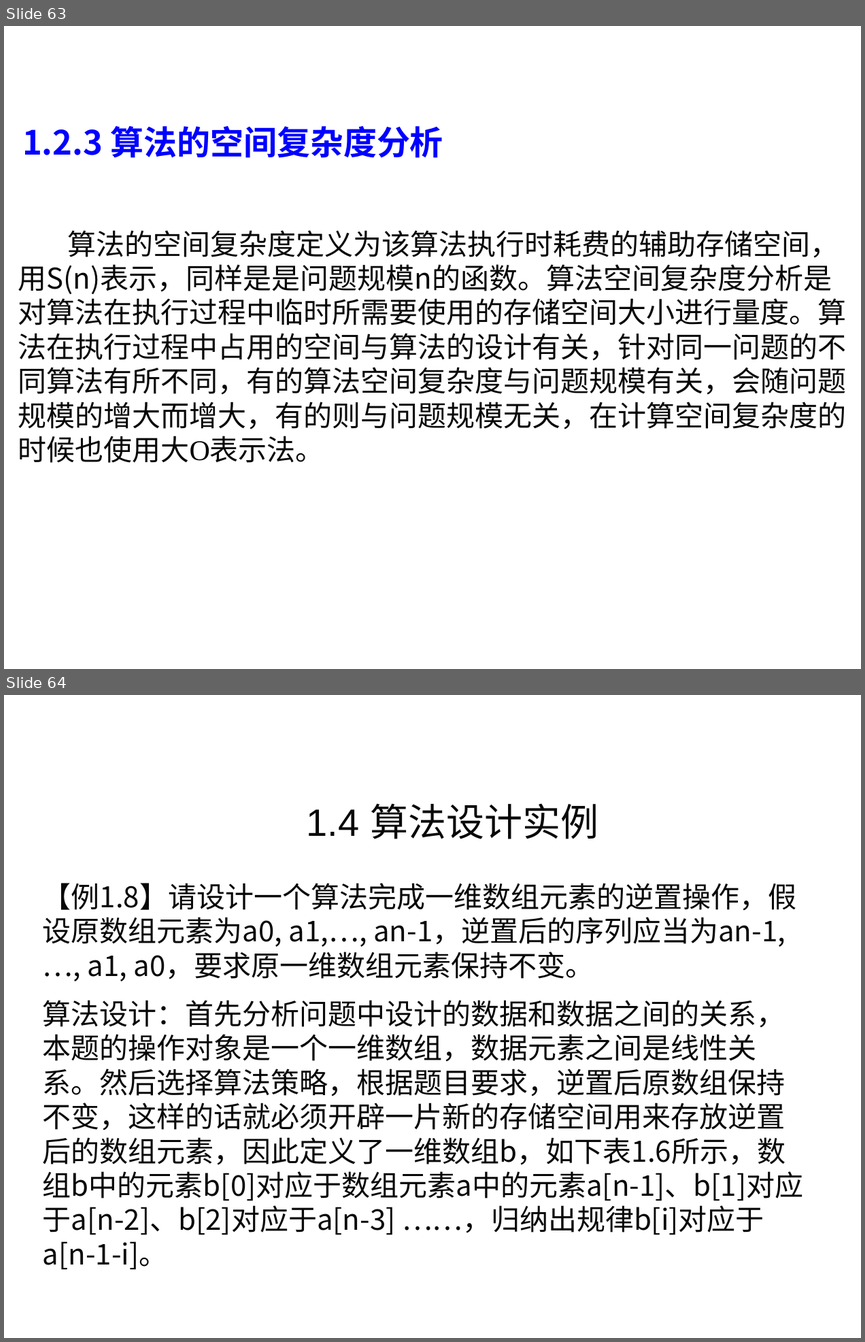
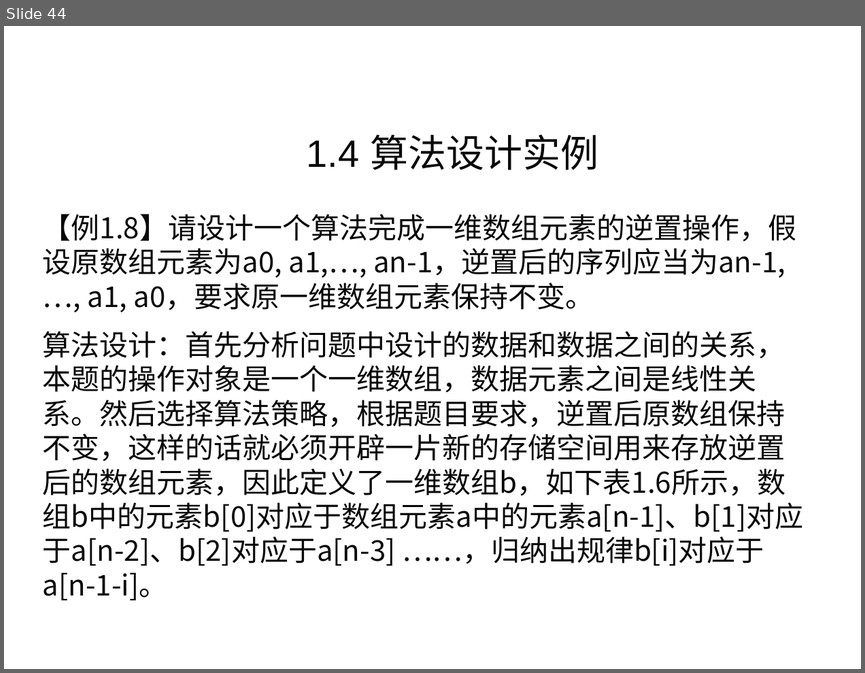
Before and after one commit to liutongling/DP, a slide deck: file/第1章 概论.pptx. Shown one above the other, each under a label of ours: slides 63 and 64 before the commit, slide 44 after it. The pictures are 865x1342 and 865x673 pixels, drawn with LibreOffice and Linux fonts; fonts in the diff are those of the drawing; background and template pictures are left out. Boxes give left, top, right and bottom in pixels: in the first picture for what was removed or moved away, otherwise in the second. Text is boxed around its words. In the diff, an @@ line names an element or a change of style, - is before the commit and + after.

```diff
--- a/file/第1章 概论.pptx
+++ b/file/第1章 概论.pptx
@@ slide 63 removed at <box>4,26,861,669</box>, background #FFFFFF @@
@@ text removed at <box>22,126,443,158</box> @@
-1.2.3 算法的空间复杂度分析
@@ text removed at <box>18,230,847,463</box> @@
-算法的空间复杂度定义为该算法执行时耗费的辅助存储空间，用S(n)表示，同样是是问题规模n的函数。算法空间复杂度分析是对算法在执行过程中临时所需要使用的存储空间大小进行量度。算法在执行过程中占用的空间与算法的设计有关，针对同一问题的不同算法有所不同，有的算法空间复杂度与问题规模有关，会随问题规模的增大而增大，有的则与问题规模无关，在计算空间复杂度的时候也使用大O表示法。
@@ what was slide 64 is now slide 44 @@
```
Also in this commit, not shown: 5 slides changed, 9 slides added, 28 other slides removed.
